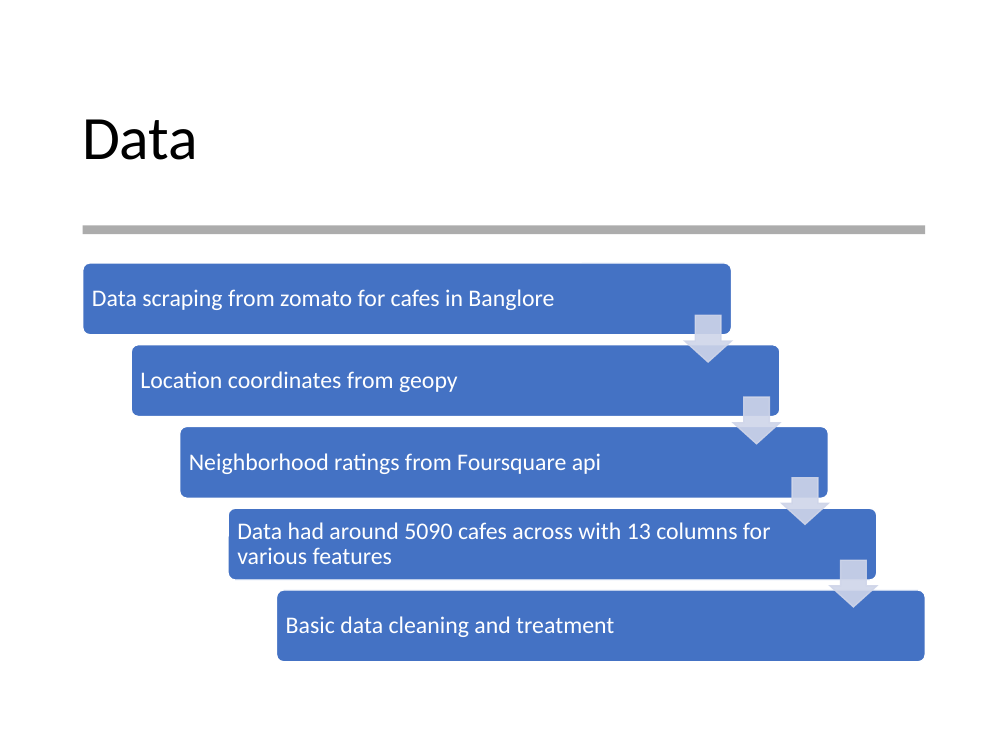
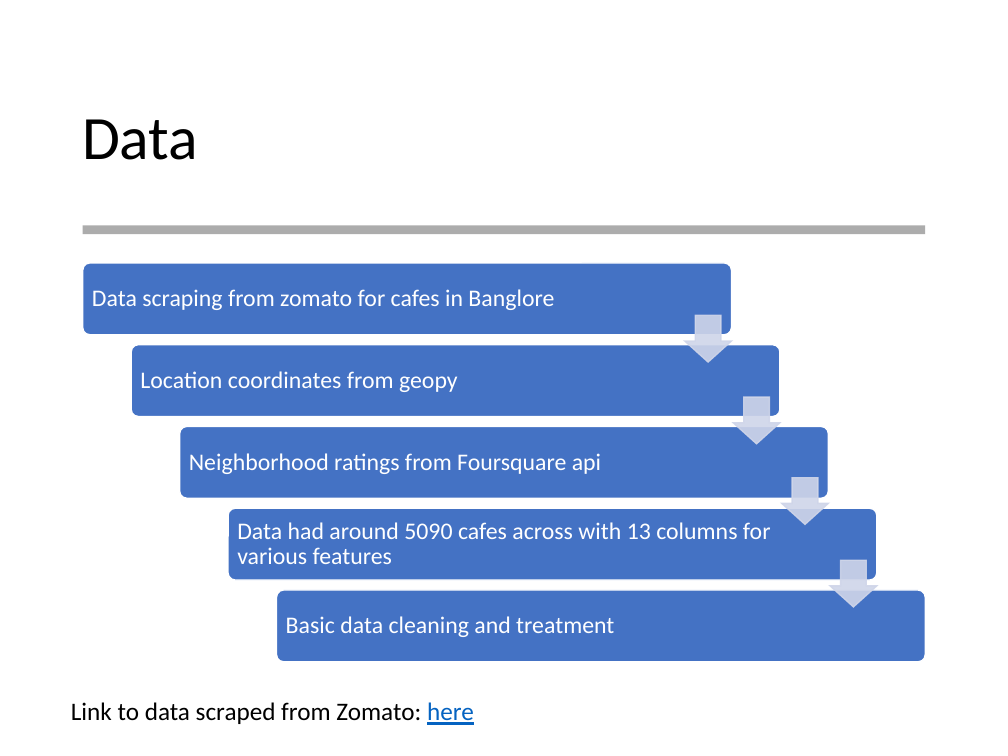
Before and after one commit to Narumanchi/Capstone, a slide deck: slide 3 of Best location to open a Cafe in Bengaluru.pptx. Drawn at 1008x756 pixels with LibreOffice and Linux fonts; fonts in the diff are those of the drawing. Boxes give left, top, right and bottom in pixels: in the first picture for what was removed or moved away, otherwise in the second. Text is boxed around its words. In the diff, an @@ line names an element or a change of style, - is before the commit and + after.

```diff
--- a/Best location to open a Cafe in Bengaluru.pptx
+++ b/Best location to open a Cafe in Bengaluru.pptx
@@ text added at bbox=[71, 702, 474, 725], 18 pt, text #000000 @@
+Link to data scraped from Zomato: here
```
Also in this commit, not shown: 2 other slides changed, 3 slides added.
